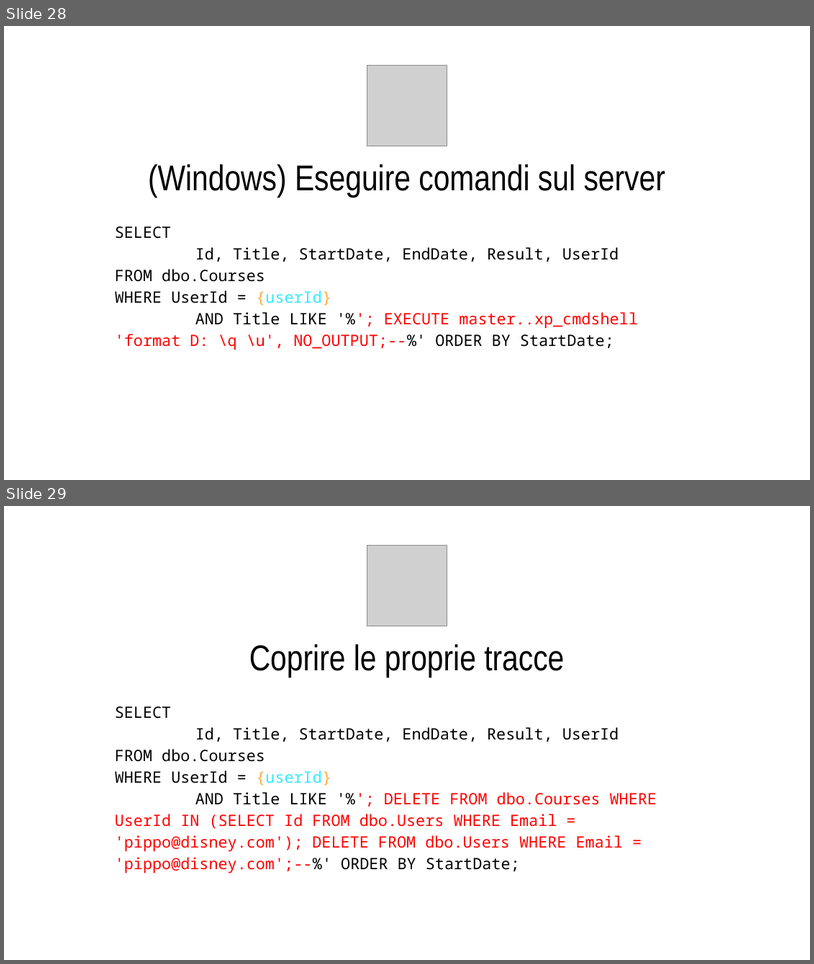
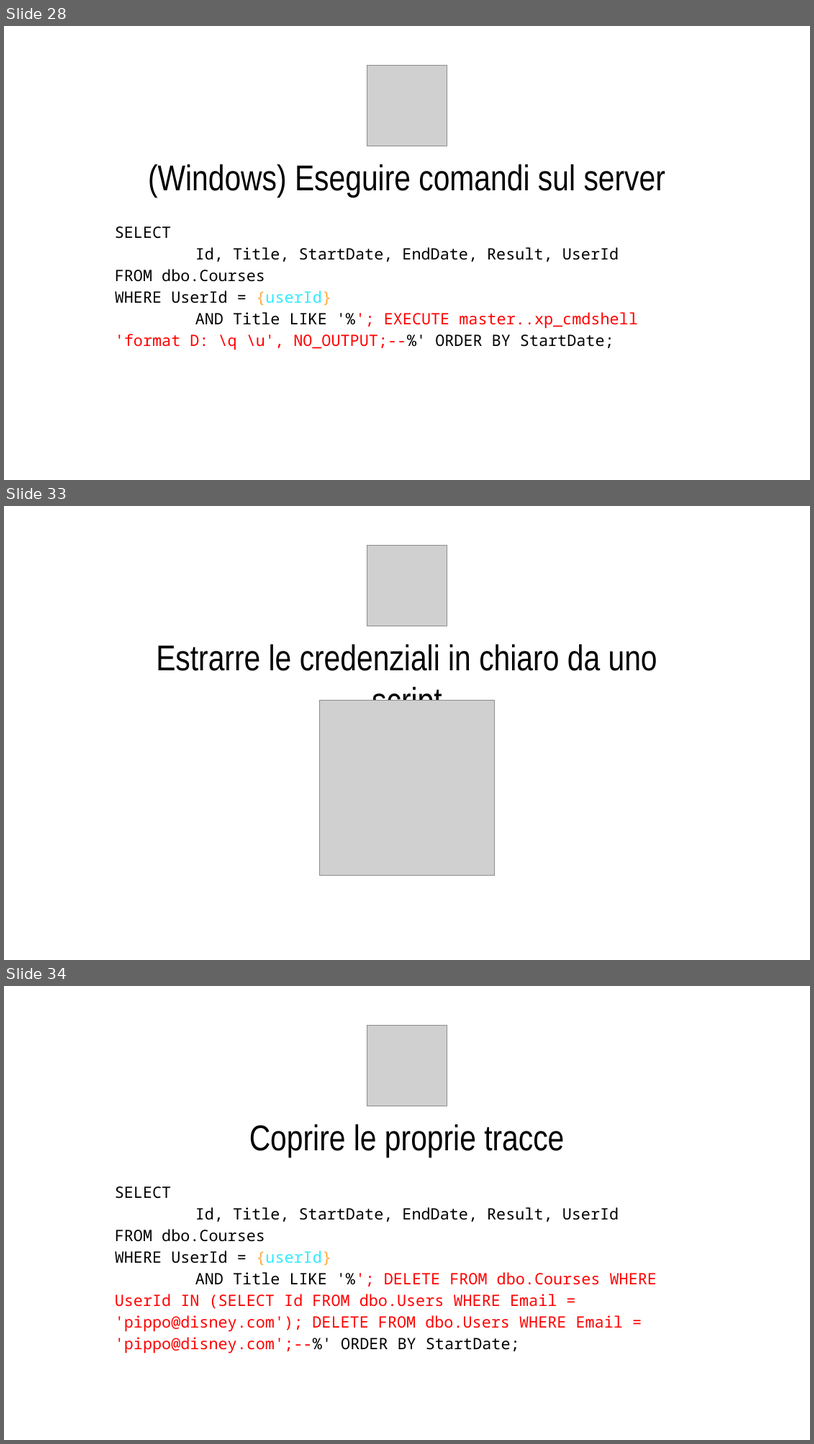
Before and after one commit to CodicePlastico/BibeCatalogue, a slide deck: 2025-10-21.PirlOverflow - SQL Injection crash(ed) course.pptx. Shown one above the other, each under a label of ours: slides 28 and 29 before the commit, slides 28, 33 and 34 after it; the slides between them are not shown. The pictures are 814x964 and 814x1444 pixels, drawn with LibreOffice and Linux fonts; fonts in the diff are those of the drawing; grey boxes stand for pictures; background and template pictures are left out. Boxes give left, top, right and bottom in pixels: in the first picture for what was removed or moved away, otherwise in the second. Text is boxed around its words. In the diff, an @@ line names an element or a change of style, - is before the commit and + after.

```diff
--- a/2025-10-21.PirlOverflow - SQL Injection crash(ed) course.pptx
+++ b/2025-10-21.PirlOverflow - SQL Injection crash(ed) course.pptx
@@ slide 33 added at box(4, 506, 810, 960), background #FFFFFF @@
@@ picture added at box(367, 546, 448, 626) @@
@@ title added at box(156, 644, 658, 700), 32 pt, text #000000 @@
+Estrarre le credenziali in chiaro da uno script
@@ picture added at box(320, 700, 495, 875) @@
@@ what was slide 29 is now slide 34 @@
```
Also in this commit, not shown: 2 slides changed, 8 other slides added, 5 other files.
